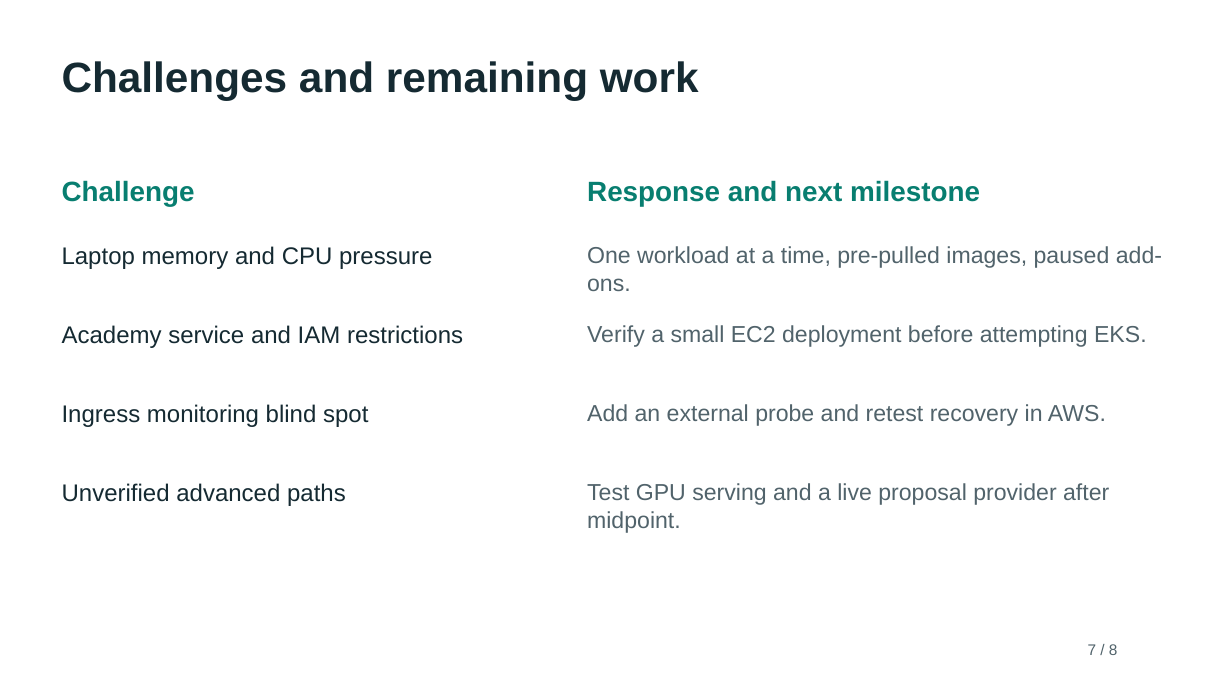
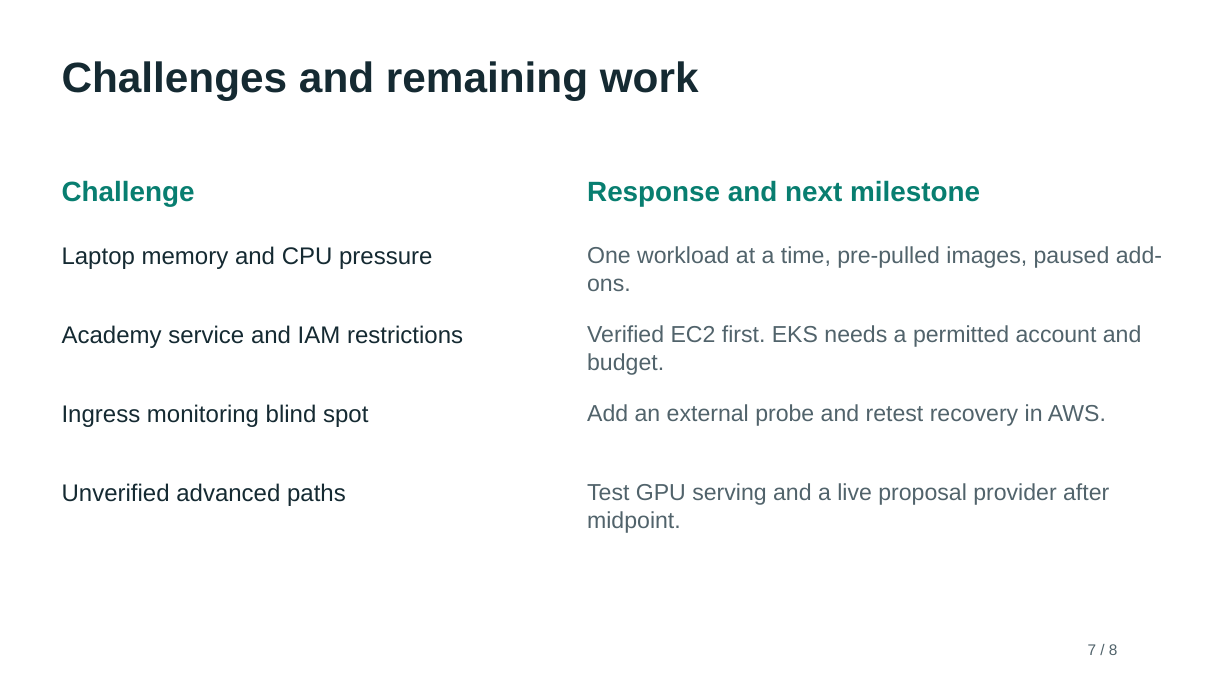
Before and after one commit to johncobio/aiplatform, a slide deck: slide 7 of docs/midpoint/GroupUNKNOWN-aiplatform.pptx. Drawn at 1232x693 pixels with LibreOffice and Linux fonts; fonts in the diff are those of the drawing. Boxes give left, top, right and bottom in pixels: in the first picture for what was removed or moved away, otherwise in the second. Text is boxed around its words. In the diff, an @@ line names an element or a change of style, - is before the commit and + after.

Commit message:
docs: capture verified EC2 demo and midpoint evidence

```diff
--- a/docs/midpoint/GroupUNKNOWN-aiplatform.pptx
+++ b/docs/midpoint/GroupUNKNOWN-aiplatform.pptx
@@ text at box(587, 325, 1142, 375): text changed @@
-Verify a small EC2 deployment before attempting EKS.
+Verified EC2 first. EKS needs a permitted account and budget.
```
Also in this commit, not shown: 2 other slides changed, 13 other files.
